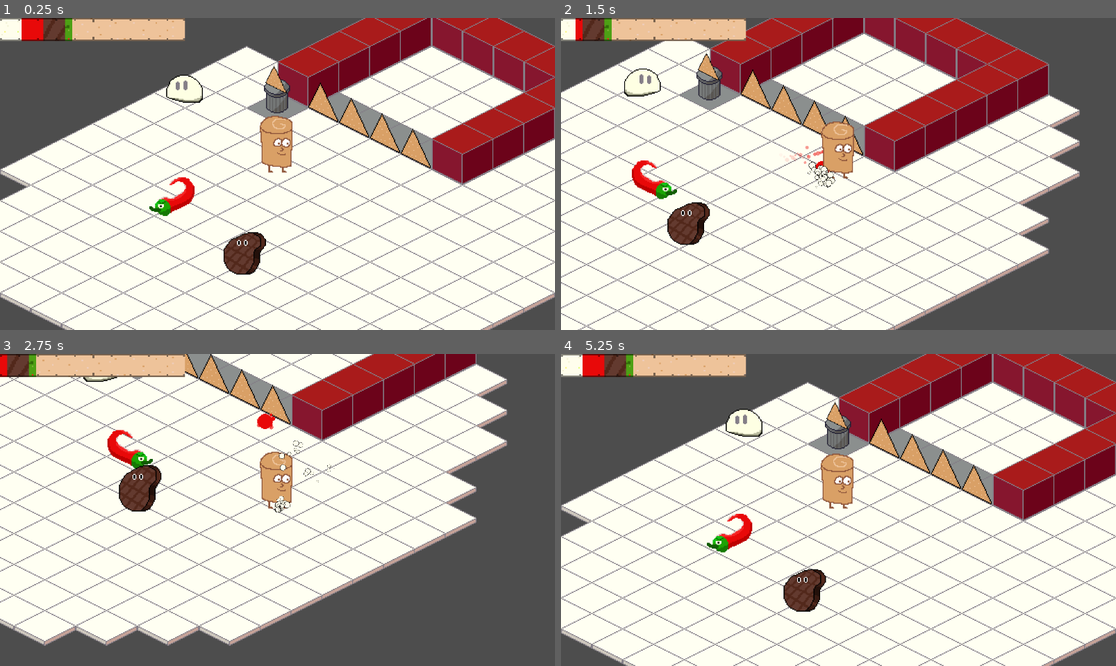
Above: before the commit, frames 1-4 (two rows, left to right).
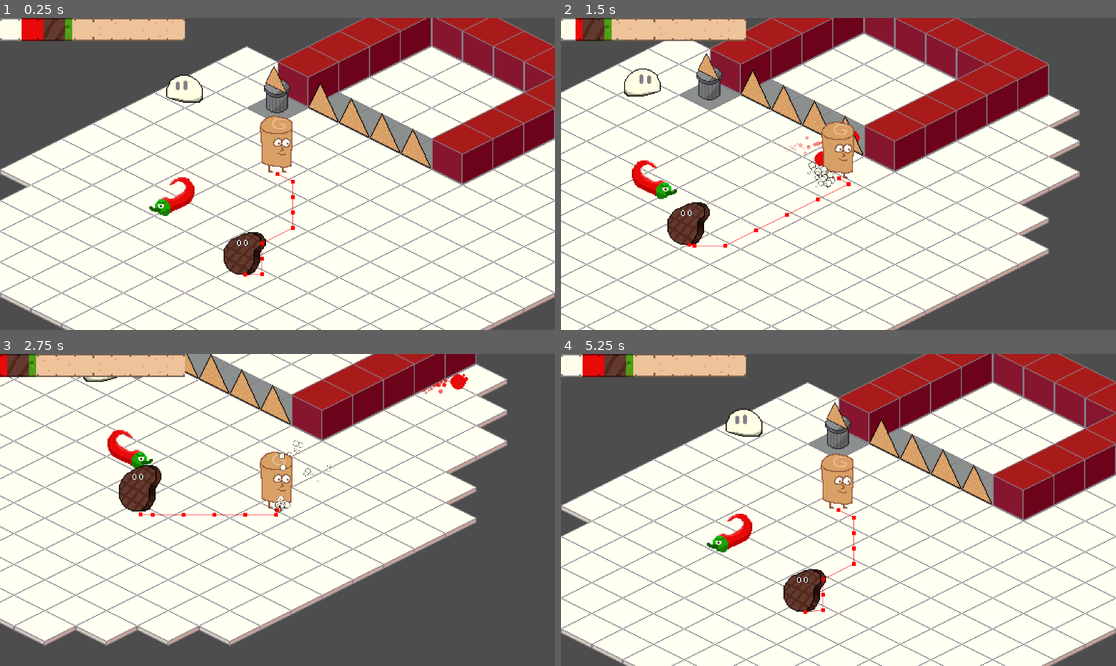
Above: after the commit, the same moments.

Repository: JordanLevy/LudumDare54
Game: Godot game, scene res://Scenes/Game.tscn
Same seed, same stepped clock (60 frames per second), same inputs: the game is played once before the commit and once after it.
Inputs (mouse positions are in pixels of both pictures, inside the frame that each line leads up to):
- Up to frame 1 (0.25 s): no input
- Up to frame 2 (1.5 s): move the mouse to (960, 158) at 0.52 s; hold Right (ui_right) 0.53-1.28 s; click (960, 158) at 0.6 s; right-click (960, 158) at 0.8 s; move the mouse to (727, 189) at 1.27 s; hold Down (ui_down) from 1.28 s (still down); right-click (727, 189) at 1.35 s
- Up to frame 3 (2.75 s): click (166, 525) at 1.55 s; move the mouse to (333, 441) at 2.02 s; release Down (ui_down) at 2.03 s; hold Right (ui_right) from 2.03 s (still down); click (333, 441) at 2.1 s; right-click (333, 441) at 2.3 s
- Up to frame 4 (5.25 s): move the mouse to (810, 572) at 2.77 s; release Right (ui_right) at 2.78 s; hold Up (ui_up) 2.78-3.53 s; right-click (810, 572) at 2.85 s; click (810, 572) at 3.05 s; tap Enter at 3.5 s; move the mouse to (1005, 556) at 3.52 s; hold Left (ui_left) 3.53-4.25 s; click (1005, 556) at 3.6 s; right-click (1005, 556) at 3.8 s; click "Return to Main Menu" at 4.25 s; click "Play" at 5 s

The runs differ from the first frame. In frame 1, 0.2% of the frame differs, in the area x 43-54%, y 49-83%; in frame 2, 0.4%; in frame 3, 0.4%, in the area x 24-85%, y 6-53%; in frame 4, 0.2%.

Commit message:
Monsters collide with doors

Diff:
--- a/Scenes/Game.tscn
+++ b/Scenes/Game.tscn
@@ -48,25 +48,25 @@
 texture_region_size = Vector2i(64, 64)
 0:0/0 = 0
 0:0/0/texture_origin = Vector2i(0, 16)
-0:0/0/y_sort_origin = -32
+0:0/0/y_sort_origin = -100
 0:0/0/physics_layer_0/linear_velocity = Vector2(0, 0)
 0:0/0/physics_layer_0/angular_velocity = 0.0
 0:0/0/navigation_layer_0/polygon = SubResource("NavigationPolygon_ivf7f")
 1:0/0 = 0
 1:0/0/texture_origin = Vector2i(0, 16)
-1:0/0/y_sort_origin = -32
+1:0/0/y_sort_origin = -100
 1:0/0/physics_layer_0/linear_velocity = Vector2(0, 0)
 1:0/0/physics_layer_0/angular_velocity = 0.0
 1:0/0/navigation_layer_0/polygon = SubResource("NavigationPolygon_je8t3")
 2:0/0 = 0
 2:0/0/texture_origin = Vector2i(0, 16)
-2:0/0/y_sort_origin = -32
+2:0/0/y_sort_origin = -100
 2:0/0/physics_layer_0/linear_velocity = Vector2(0, 0)
 2:0/0/physics_layer_0/angular_velocity = 0.0
 2:0/0/navigation_layer_0/polygon = SubResource("NavigationPolygon_froq4")
 4:0/0 = 0
 4:0/0/texture_origin = Vector2i(0, 21)
-4:0/0/y_sort_origin = 10
+4:0/0/y_sort_origin = 8
 4:0/0/physics_layer_0/linear_velocity = Vector2(0, 0)
 4:0/0/physics_layer_0/angular_velocity = 0.0
 4:0/0/physics_layer_0/polygon_0/points = PackedVector2Array(0, -20, -32, -4, 0, 12, 32, -4)
@@ -75,7 +75,8 @@
 tile_shape = 1
 tile_offset_axis = 1
 tile_size = Vector2i(64, 32)
-physics_layer_0/collision_layer = 1
+physics_layer_0/collision_layer = 4
+physics_layer_0/collision_mask = 951
 navigation_layer_0/layers = 1
 sources/2 = SubResource("TileSetAtlasSource_7bdi5")
 sources/0 = SubResource("TileSetScenesCollectionSource_nimmk")
@@ -146,7 +147,7 @@
 layer_1/name = "Objects"
 layer_1/enabled = true
 layer_1/modulate = Color(1, 1, 1, 1)
-layer_1/y_sort_enabled = false
+layer_1/y_sort_enabled = true
 layer_1/y_sort_origin = 0
 layer_1/z_index = 0
 layer_1/tile_data = PackedInt32Array(-196607, 0, 262144, -131070, 0, 327680, -131069, 0, 393216, -65532, 0, 458752, -131073, 0, 196608)
--- a/Scenes/Monsters/CreamMonster.tscn
+++ b/Scenes/Monsters/CreamMonster.tscn
@@ -34,7 +34,7 @@
 [node name="CreamMonster" type="CharacterBody2D"]
 y_sort_enabled = true
 collision_layer = 128
-collision_mask = 0
+collision_mask = 20
 script = ExtResource("1_66gbt")
 
 [node name="Sprite" type="AnimatedSprite2D" parent="."]
--- a/Scenes/Monsters/MeatMonster.tscn
+++ b/Scenes/Monsters/MeatMonster.tscn
@@ -34,7 +34,7 @@
 [node name="MeatMonster" type="CharacterBody2D"]
 y_sort_enabled = true
 collision_layer = 512
-collision_mask = 0
+collision_mask = 20
 script = ExtResource("1_7xwp5")
 
 [node name="Sprite" type="AnimatedSprite2D" parent="."]
@@ -59,5 +59,6 @@
 
 [node name="NavigationAgent2D" type="NavigationAgent2D" parent="."]
 path_postprocessing = 1
+debug_enabled = true
 
 [connection signal="body_entered" from="Hurtbox" to="." method="_on_hurtbox_body_entered"]
--- a/Scenes/Monsters/SpiceMonster.tscn
+++ b/Scenes/Monsters/SpiceMonster.tscn
@@ -34,7 +34,7 @@
 [node name="SpiceMonster" type="CharacterBody2D"]
 y_sort_enabled = true
 collision_layer = 256
-collision_mask = 0
+collision_mask = 20
 script = ExtResource("1_jbhw8")
 
 [node name="Sprite" type="AnimatedSprite2D" parent="."]
--- a/Scenes/Projectiles/CreamProjectile.tscn
+++ b/Scenes/Projectiles/CreamProjectile.tscn
@@ -30,6 +30,7 @@
 script = ExtResource("1_4syhn")
 
 [node name="Particle" type="GPUParticles2D" parent="."]
+show_behind_parent = true
 amount = 50
 process_material = SubResource("ParticleProcessMaterial_drf3c")
 texture = ExtResource("2_41n8r")
--- a/Scenes/Projectiles/GuacProjectile.tscn
+++ b/Scenes/Projectiles/GuacProjectile.tscn
@@ -37,17 +37,20 @@
 radius = 8.0
 
 [node name="GuacProjectile" type="CharacterBody2D"]
+y_sort_enabled = true
 collision_layer = 32
 collision_mask = 22
 script = ExtResource("1_1x75n")
 
 [node name="Particle" type="GPUParticles2D" parent="."]
+y_sort_enabled = true
 amount = 32
 process_material = SubResource("ParticleProcessMaterial_w6csr")
 texture = ExtResource("2_nl8ds")
 lifetime = 0.5
 
 [node name="AnimatedSprite2D" type="AnimatedSprite2D" parent="."]
+y_sort_enabled = true
 position = Vector2(0, 4.17233e-07)
 sprite_frames = SubResource("SpriteFrames_qoxfa")
 
--- a/Scenes/Projectiles/MeatProjectile.tscn
+++ b/Scenes/Projectiles/MeatProjectile.tscn
@@ -38,17 +38,20 @@
 radius = 8.0
 
 [node name="MeatProjectile" type="CharacterBody2D"]
+y_sort_enabled = true
 collision_layer = 32
 collision_mask = 22
 script = ExtResource("1_rvlju")
 
 [node name="Particle" type="GPUParticles2D" parent="."]
+y_sort_enabled = true
 amount = 32
 process_material = SubResource("ParticleProcessMaterial_w6csr")
 texture = ExtResource("2_5esji")
 lifetime = 0.5
 
 [node name="AnimatedSprite2D" type="AnimatedSprite2D" parent="."]
+y_sort_enabled = true
 position = Vector2(0, 4.17233e-07)
 sprite_frames = SubResource("SpriteFrames_qoxfa")
 
--- a/Scenes/Projectiles/SpiceProjectile.tscn
+++ b/Scenes/Projectiles/SpiceProjectile.tscn
@@ -37,17 +37,20 @@
 radius = 8.0
 
 [node name="SpiceProjectile" type="CharacterBody2D"]
+y_sort_enabled = true
 collision_layer = 32
-collision_mask = 22
+collision_mask = 0
 script = ExtResource("1_5uj3p")
 
 [node name="Particle" type="GPUParticles2D" parent="."]
+y_sort_enabled = true
 amount = 32
 process_material = SubResource("ParticleProcessMaterial_w6csr")
 texture = ExtResource("2_b5yx5")
 lifetime = 0.5
 
 [node name="AnimatedSprite2D" type="AnimatedSprite2D" parent="."]
+y_sort_enabled = true
 position = Vector2(0, 4.17233e-07)
 sprite_frames = SubResource("SpriteFrames_qoxfa")
 
--- a/Scripts/NachoSwitch.gd
+++ b/Scripts/NachoSwitch.gd
@@ -25,4 +25,5 @@
 	print(body.position)
 	if body is Projectile:
 		change_topping(body.ingredient_type)
+		print("b", body)
 		body.on_hit()
--- a/Scripts/PlayerController.gd
+++ b/Scripts/PlayerController.gd
@@ -120,11 +120,10 @@
 	var direction = (mouse_position - global_position).normalized()
 
 	var instance = projectile_prefabs[ingredient].instantiate()
+	var pos = Vector2(global_position.x, global_position.y -10)
+	instance.global_position = pos
+	instance.velocity = direction * projectile_speed[ingredient]
 	get_parent().add_child(instance)
-
-	instance.global_position = global_position
-	instance.position = position
-	instance.velocity = direction * projectile_speed[ingredient]
 
 func take_damage(ingredient: GlobalManager.IngredientType, damage: int):
 	pay_ingredients(ingredient, damage)
